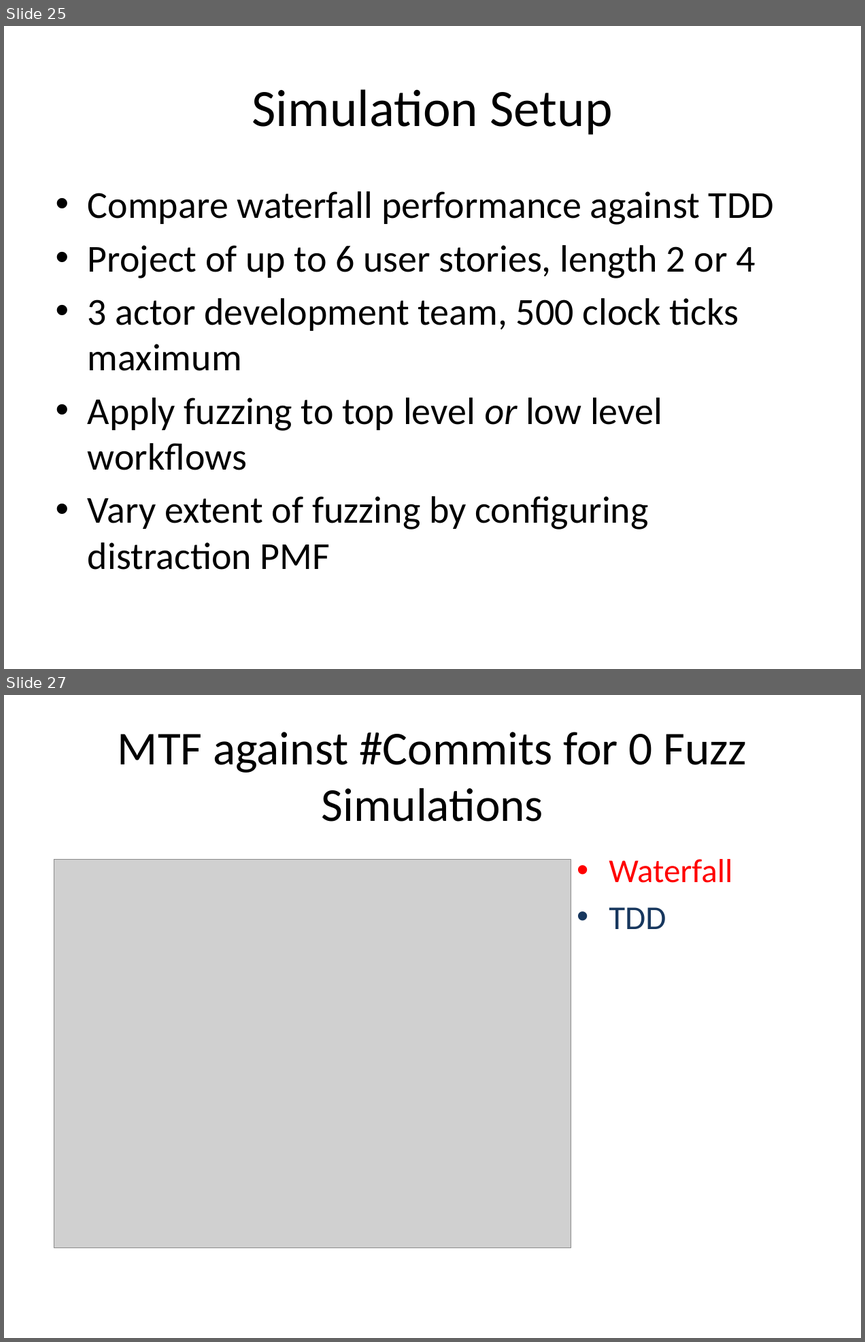
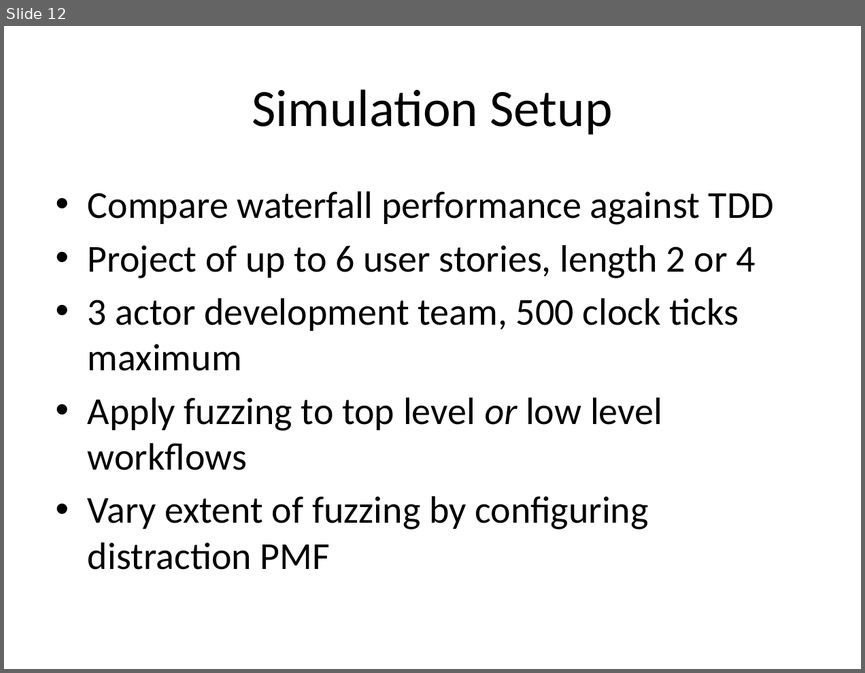
Before and after one commit to probablytom/fuzzi-moss-paper, a slide deck: Presentation.pptx. Shown one above the other, each under a label of ours: slides 25 and 27 before the commit, slide 12 after it; the slides between them are not shown. The pictures are 865x1342 and 865x673 pixels, drawn with LibreOffice and Linux fonts; fonts in the diff are those of the drawing; grey boxes stand for pictures. Boxes give left, top, right and bottom in pixels: in the first picture for what was removed or moved away, otherwise in the second. Text is boxed around its words. In the diff, an @@ line names an element or a change of style, - is before the commit and + after.

```diff
--- a/Presentation.pptx
+++ b/Presentation.pptx
@@ slide 27 removed at <box>4,695,861,1338</box>, background #FFFFFF @@
@@ title removed at <box>118,732,747,821</box> @@
-MTF against #Commits for 0 Fuzz Simulations
@@ picture removed at <box>54,860,570,1248</box> @@
@@ text removed at <box>609,859,732,929</box> @@
-• Waterfall
-• TDD
@@ what was slide 25 is now slide 12 @@
```
Also in this commit, not shown: 11 slides changed, 3 slides added, 16 other slides removed.
